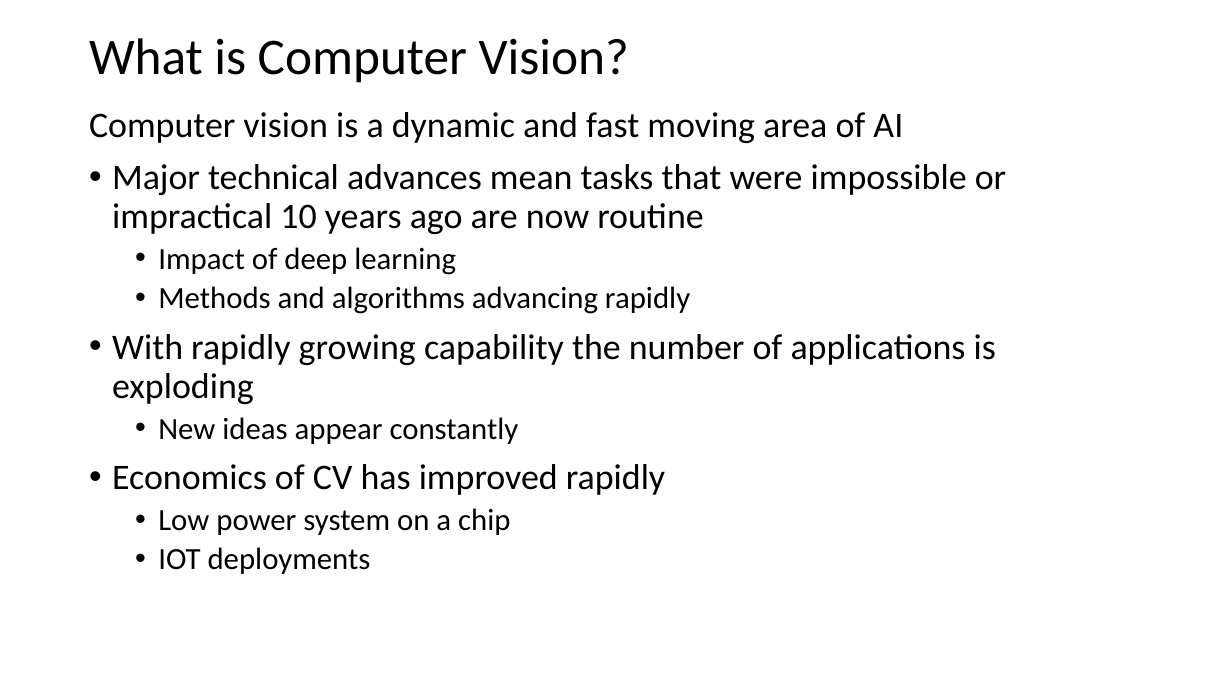
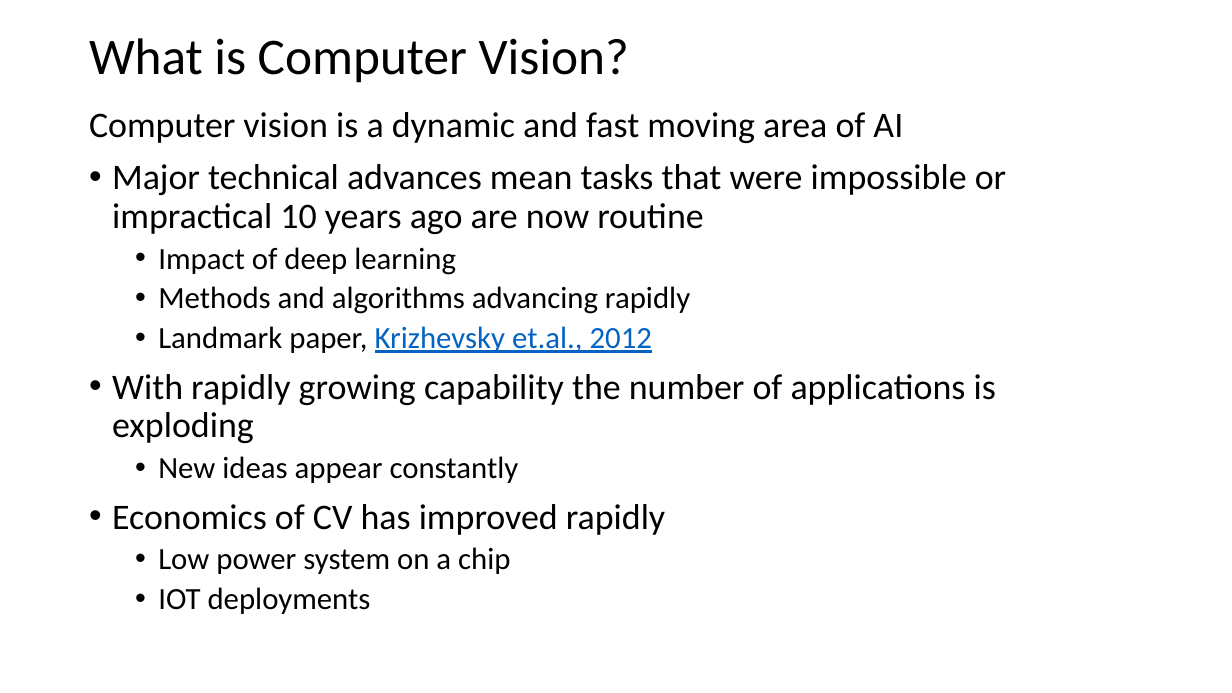
Before and after one commit to StephenElston/CSCI-E25, a slide deck: slide 3 of Slides/1_Introduction.pptx. Drawn at 1232x693 pixels with LibreOffice and Linux fonts; fonts in the diff are those of the drawing. Boxes give left, top, right and bottom in pixels: in the first picture for what was removed or moved away, otherwise in the second. Text is boxed around its words. In the diff, an @@ line names an element or a change of style, - is before the commit and + after.

```diff
--- a/Slides/1_Introduction.pptx
+++ b/Slides/1_Introduction.pptx
@@ text at (158, 326, 652, 353): paragraph added @@
+  • Landmark paper, Krizhevsky et.al., 2012
```
Also in this commit, not shown: 2 other slides changed, 2 slides added.
